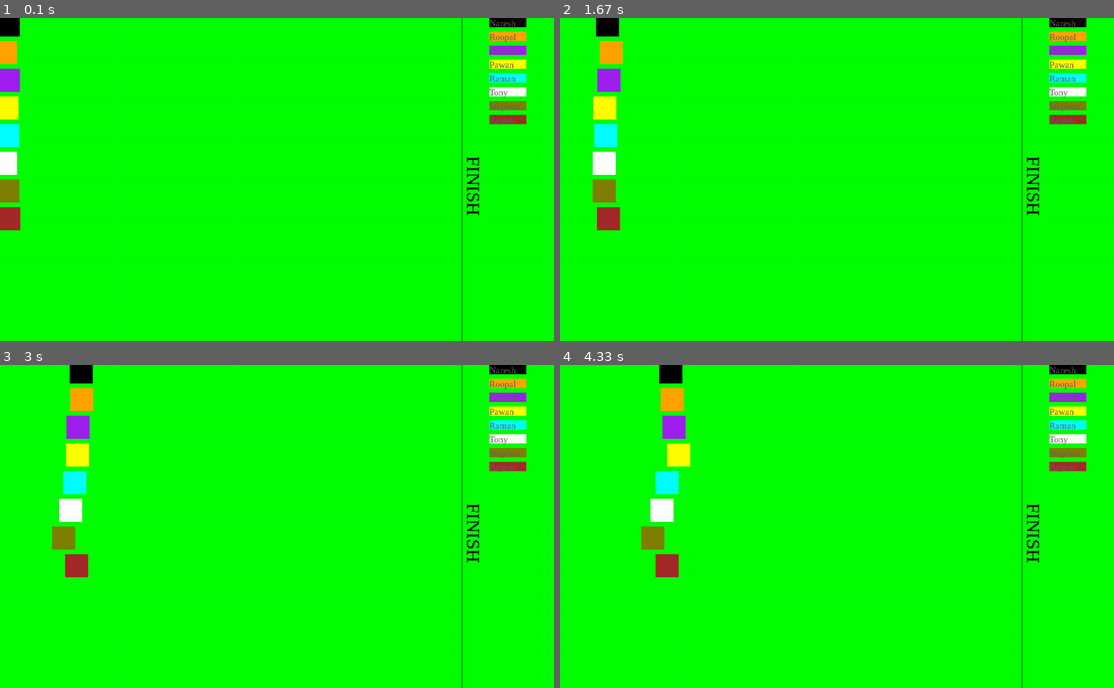
Above: before the commit, frames 1-4 (two rows, left to right).
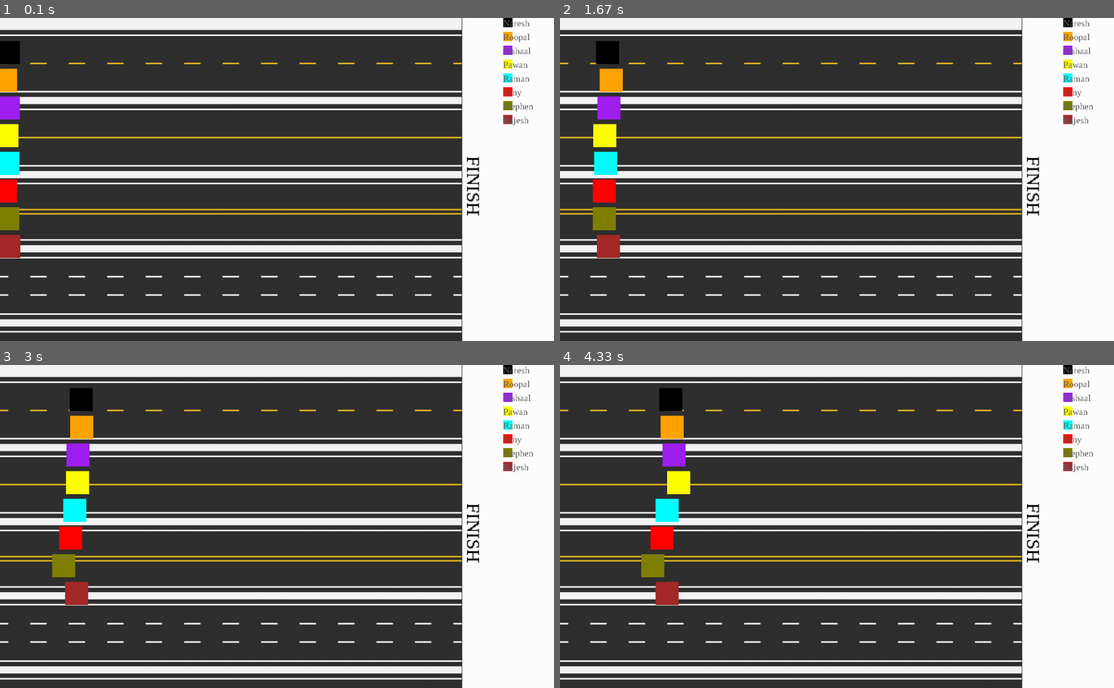
Above: after the commit, the same moments.

Repository: gilgamesh7/pygame_person_selector
Game: pygame game, started from app.py
Two runs of this game, one before a commit and one after it. Both use one fixed random seed, a clock stepped at 60 frames per second and the inputs below.
Inputs:
- Up to frame 1 (0.1 s): no input
- Up to frame 2 (1.67 s): no input
- Up to frame 3 (3 s): no input
- Up to frame 4 (4.33 s): no input

The runs differ from the first frame. In frame 1, 100% of the frame differs, in the area x 0-100%, y 0-100%; in frame 2, 100%; in frame 3, 100%; in frame 4, 100%.

Commit message:
updated background and adjusted height of racers

Diff:
--- a/app.py
+++ b/app.py
@@ -39,12 +39,12 @@
     try:
         # Create race surface with width, height
         race_surface = pygame.Surface((1200,700))
-        race_surface.fill('Green')
+        race_surface.fill('White')
 
         # Set up race surface / background
         player_surfaces_list = []
         player_rectangles_list = []
-        player_colours_list = ['Black', 'Orange', 'Purple','Yellow','Cyan','White','Olive','Brown']
+        player_colours_list = ['Black', 'Orange', 'Purple','Yellow','Cyan','Red','Olive','Brown']
         player_names_list = ['Tony','Naresh','Pawan','Rajesh','Roopal','Stephen','Vishaal','Raman']
         # player_colours_list = ['Red', 'Black', 'Orange', 'Purple','Yellow','Magenta','Gray','Cyan','White','Violet','Olive','Brown']
         # player_names_list = ['Bernard','Tony','Naresh','Norman','Pawan','Rajesh','Roopal','Srikar','Stephen','Sudha','Vishaal','Raman']
@@ -60,9 +60,11 @@
 
         table_y_position = 10
         for index,colour in enumerate(player_colours_list) :
-            table_surface = pygame.Surface((80,20))
+            # Tried to put color block before name, so for now reduced the color block size to make the text readable
+            table_surface = pygame.Surface((20,20))
             table_surface.fill(colour)
             table_rectangle = table_surface.get_rect(center=(1100,table_y_position))
+
 
             name_surface = player_name_font.render(player_names_list[index], False, (100, 100, 100))
 
@@ -74,7 +76,7 @@
             table_y_position += 30
 
         # generate racers
-        player_y_pos = 15
+        player_y_pos = 75
         for colour in player_colours_list :
             player_surface = pygame.Surface((50,50))
             player_surface.fill(colour)
@@ -121,7 +123,9 @@
                     exit()
 
             # blit - Block Image Transfer i.e put a regular surface on top of display surface
+            roadImage = pygame.image.load("images/road-asphalt-highway-street-marking-horizontal-vector-21645745.jpeg").convert()
             screen.blit(race_surface,(0,0))
+            screen.blit(roadImage,(0,0))
             screen.blit(race_finish_surface,(1000,300))
             pygame.draw.line(screen, (0,0,0),(1000,0),(1000,800))
 
Binary file added: images/road-asphalt-highway-street-marking-horizontal-vector-21645745.jpeg
